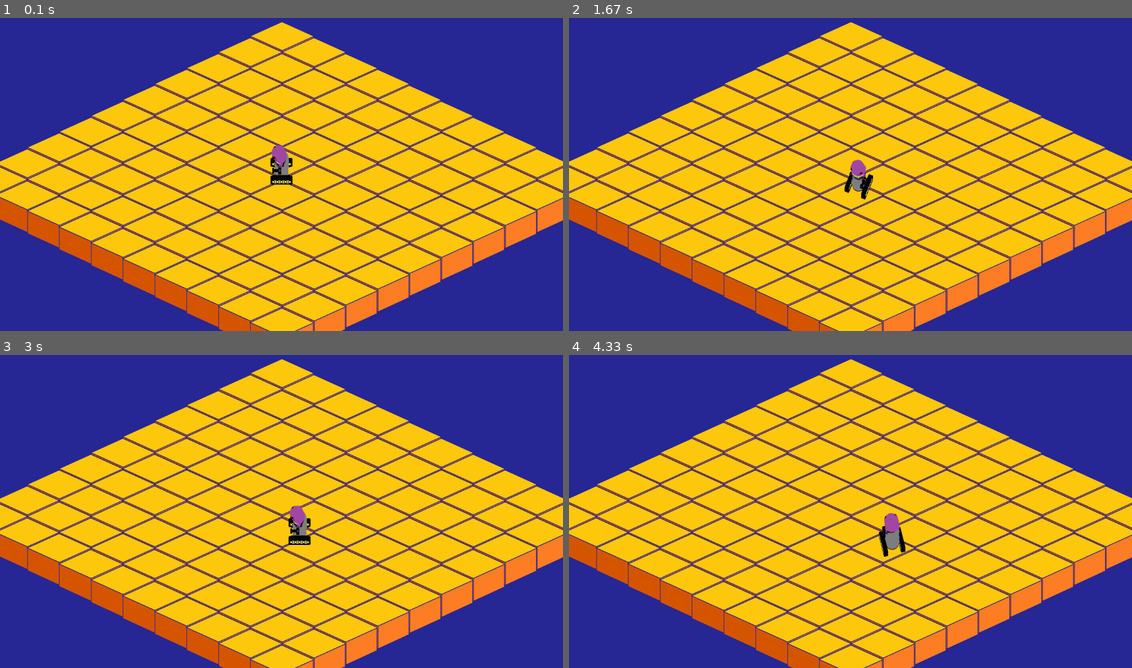
Above: before the commit, frames 1-4 (two rows, left to right).
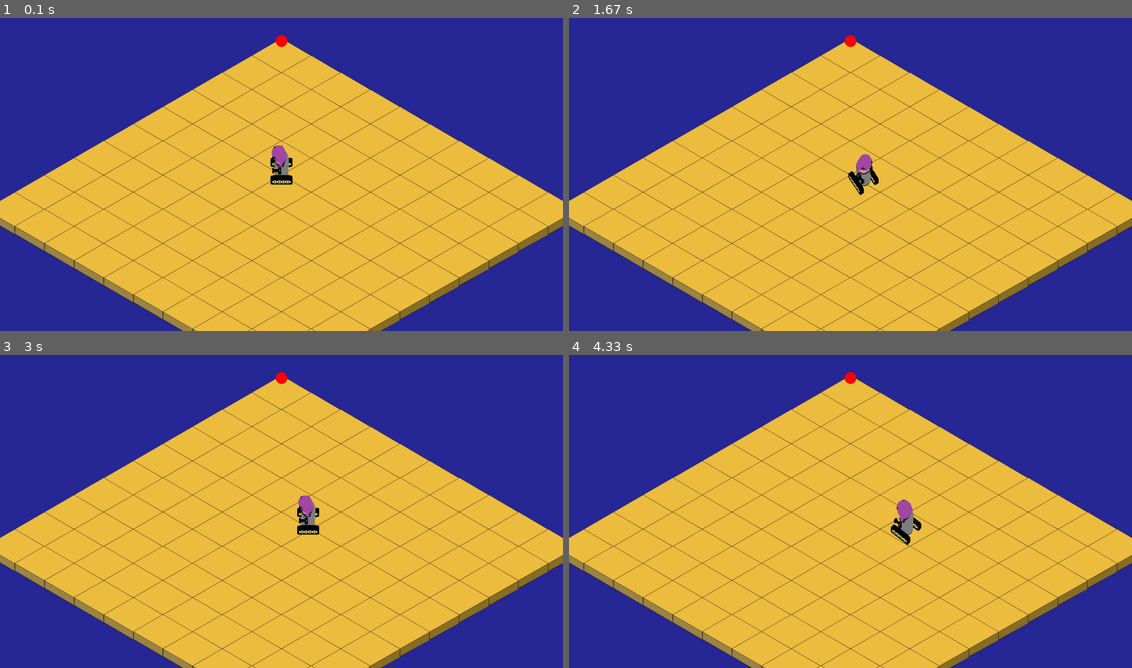
Above: after the commit, the same moments.

Repository: niherus/pygame_proj_yandex
Game: pygame game, started from main.py
The game is run twice, just before and just after one commit, with the same random seed, the same clock (stepped at 60 frames per second) and the same inputs.
Inputs:
- Up to frame 1 (0.1 s): no input
- Up to frame 2 (1.67 s): hold D 0.33-0.8 s; hold W 0.83-1.13 s; tap Ctrl at 0.9, 1.23, 1.53 s; hold D 1.17-1.63 s
- Up to frame 3 (3 s): hold A 1.67-2.2 s; tap Ctrl at 1.73, 2.03, 2.3, 2.63, 2.93 s; hold S 2.23-2.53 s; hold A 2.57-2.97 s
- Up to frame 4 (4.33 s): hold W 3-3.37 s; tap Ctrl at 3.07, 3.47, 3.77, 4.13 s; hold D 3.4-4.03 s; hold S from 4.07 s (still down)

The runs differ from the first frame. In frame 1, 65% of the frame differs, in the area x 0-100%, y 1-100%; in frame 2, 65%; in frame 3, 66%; in frame 4, 66%.

Commit message:
add borders

Diff:
--- a/character_logic.py
+++ b/character_logic.py
@@ -11,53 +11,64 @@
         self.screen = screen
         self.move_frame = 200, 200
         self.speed_mv = 5
-        self.speed_rt = 2
+        self.speed_rt = 1
     def import_images(self, path, scale):
         images = []
         for i in range(42):
             img = pygame.image.load(f'{path}\\{i}.png')
             images.append(pygame.transform.scale_by(img, scale))
         return images
+
     def draw(self):
         for i, img in enumerate(self.frames):
             r_img = pygame.transform.rotate(img, self.angle)
             rect = r_img.get_rect()
             rect.center = (self.pos[0], self.pos[1] - i * self.scale)
             self.screen.blit(r_img, rect)
-        print(self.pos, self.map.st_pos, self.map.borders)
+        #print(self.map.get_cell_pos(self.pos))
     def rotate_space(self):
         if self.rotate == 'left':
             self.angle -= self.speed_rt
 
         if self.rotate == 'right':
             self.angle += self.speed_rt
+    def inside_map(self, x, y):
+
+        x_calc1, y_calc1 = (self.map.borders[1][0] - x + self.map.st_pos[0], self.map.borders[1][1] - y + self.map.st_pos[1])
+        x_calc2, y_calc2 = (self.map.borders[2][0] - x + self.map.st_pos[0], self.map.borders[2][1] - y + self.map.st_pos[1])
+        a1, a2 = math.acos(-1 * y_calc1 / math.hypot(x_calc1, y_calc1)) * 180 / math.pi, math.acos(y_calc2 / math.hypot(x_calc2, y_calc2)) * 180 / math.pi
+        return True
+
+
     def move_space(self):
         dx, dy = self.speed_mv * math.cos(self.angle * math.pi / 180), self.speed_mv * math.sin(self.angle * math.pi / 180)
+        x, y = self.pos
         if self.move == 'forward':
-            x, y = self.pos
-            if self.move_frame[0] < x - dx < self.screen.get_width() - self.move_frame[0] and self.move_frame[1] < y + dy < self.screen.get_height() - self.move_frame[1]:
-                self.pos = x - dx, y + dy
-            elif not self.move_frame[0] < x - dx < self.screen.get_width() - self.move_frame[0] and not self.move_frame[1] < y + dy < self.screen.get_height() - self.move_frame[1]:
-                self.map.move(dx, -dy)
-            elif not self.move_frame[0] < x - dx < self.screen.get_width() - self.move_frame[0]:
-                self.pos = x, y + dy
-                self.map.move(dx, 0)
-            elif not self.move_frame[1] < y + dy < self.screen.get_height() - self.move_frame[1]:
-                self.pos = x - dx, y
-                self.map.move(0, -dy)
+
+            if self.map.inside_map((x - dx, y + dy)):
+                if self.move_frame[0] < x - dx < self.screen.get_width() - self.move_frame[0] and self.move_frame[1] < y + dy < self.screen.get_height() - self.move_frame[1]:
+                    self.pos = x - dx, y + dy
+                elif not self.move_frame[0] < x - dx < self.screen.get_width() - self.move_frame[0] and not self.move_frame[1] < y + dy < self.screen.get_height() - self.move_frame[1]:
+                    self.map.move(dx, -dy)
+                elif not self.move_frame[0] < x - dx < self.screen.get_width() - self.move_frame[0]:
+                    self.pos = x, y + dy
+                    self.map.move(dx, 0)
+                elif not self.move_frame[1] < y + dy < self.screen.get_height() - self.move_frame[1]:
+                    self.pos = x - dx, y
+                    self.map.move(0, -dy)
 
         if self.move == 'backward':
-            x, y = self.pos
-            if self.move_frame[0] < x + dx < self.screen.get_width() - self.move_frame[0] and self.move_frame[1] < y - dy < self.screen.get_height() - self.move_frame[1]:
-                self.pos = x + dx, y - dy
-            elif not self.move_frame[0] < x + dx < self.screen.get_width() - self.move_frame[0] and not self.move_frame[1] < y - dy < self.screen.get_height() - self.move_frame[1]:
-                self.map.move(-dx, dy)
-            elif not self.move_frame[0] < x + dx < self.screen.get_width() - self.move_frame[0]:
-                self.pos = x, y - dy
-                self.map.move(-dx, 0)
-            elif not self.move_frame[1] < y - dy < self.screen.get_height() - self.move_frame[1]:
-                self.pos = x + dx, y
-                self.map.move(0, dy)
+            if self.map.inside_map((x + dx, y - dy)):
+                if self.move_frame[0] < x + dx < self.screen.get_width() - self.move_frame[0] and self.move_frame[1] < y - dy < self.screen.get_height() - self.move_frame[1]:
+                    self.pos = x + dx, y - dy
+                elif not self.move_frame[0] < x + dx < self.screen.get_width() - self.move_frame[0] and not self.move_frame[1] < y - dy < self.screen.get_height() - self.move_frame[1]:
+                    self.map.move(-dx, dy)
+                elif not self.move_frame[0] < x + dx < self.screen.get_width() - self.move_frame[0]:
+                    self.pos = x, y - dy
+                    self.map.move(-dx, 0)
+                elif not self.move_frame[1] < y - dy < self.screen.get_height() - self.move_frame[1]:
+                    self.pos = x + dx, y
+                    self.map.move(0, dy)
             #self.pos = x + dx, y - dy
 
 if __name__ == '__main__':
--- a/map_generating_logic.py
+++ b/map_generating_logic.py
@@ -6,7 +6,7 @@
 
         self.screen = screen
         self.size = width, height
-        self.plat = pygame.transform.scale_by(pygame.image.load('tile_test.png'), 0.5)
+        self.plat = pygame.transform.scale_by(pygame.image.load('ntile.png'), 0.5)
         self.rect = self.plat.get_rect()
         self.w, self.h = self.rect.size
         self.st_pos = -width * self.w / 2 + self.screen.get_width() / 2, -height * self.h / 4 + self.screen.get_height() / 2
@@ -20,26 +20,51 @@
         for i in range(self.size[0]):
             for j in range(self.size[1]):
                 self.rect.center = (mw // 2 + (i * self.w + j * self.w * -1) / 2,
-                                    self.h // 2 + (i * 0.5 * self.h + j * 0.5 * self.h) / 2)
+                                    self.h // 2 + (i * 0.5773502691896257 * self.h + j * 0.5773502691896257 * self.h) / 2)
                 self.main_surf.blit(self.plat, self.rect)
-
         self.borders = (
             (round(mw // 2 + (0 * self.w + 0 * self.w * -1) / 2),
-             round(self.h // 2  + (0 * 0.5 * self.h + 0 * 0.5 * self.h) / 2)),
-            (round(mw // 2 + (0 * self.w + (self.size[1] - 1) * self.w * -1) / 2),
-             round(self.h // 2  + (0 * 0.5 * self.h + (self.size[1] - 1) * 0.5 * self.h) / 2)),
-            (round(mw // 2 + ((self.size[0] - 1) * self.w + 0 * self.w * -1) / 2),
-             round(self.h // 2  + ((self.size[0] - 1) * 0.5 * self.h + 0 * 0.5 * self.h) / 2)),
+             round(self.h // 2  + (0 * 0.5773502691896257 * self.h + 0 * 0.5773502691896257 * self.h) / 2) - 50),
+            (round(mw // 2 + (0 * self.w + (self.size[1]) * self.w * -1) / 2),
+             round(self.h // 2  + (0 * 0.5773502691896257 * self.h + (self.size[1] ) * 0.5773502691896257 * self.h) / 2) - 50),
+            (round(mw // 2 + ((self.size[0]) * self.w + 0 * self.w * -1) / 2),
+             round(self.h // 2  + ((self.size[0]) * 0.5773502691896257 * self.h + 0 * 0.5773502691896257 * self.h) / 2 ) - 50),
             (round(mw // 2 + ((self.size[0] - 1) * self.w + (self.size[1] - 1) * self.w * -1) / 2),
-             round(self.h // 2  + ((self.size[0] - 1) * 0.5 * self.h + (self.size[1] - 1) * 0.5 * self.h) / 2))
+             round(self.h // 2  + ((self.size[0]) * 0.5773502691896257 * self.h + (self.size[1]) * 0.5773502691896257 * self.h) / 2) - 50)
         )
+        print(*self.borders, sep='\n')
+        pygame.draw.circle(self.main_surf, (255, 0, 0), self.borders[0], 20)
+        pygame.draw.circle(self.main_surf, (0, 255, 0), self.borders[1], 20)
+        pygame.draw.circle(self.main_surf, (0, 0, 255), self.borders[2], 20)
+        pygame.draw.circle(self.main_surf, (255, 255, 0), self.borders[3], 20)
     def move(self, dx, dy):
         self.st_pos = self.st_pos[0] + dx, self.st_pos[1] + dy
 
     def draw(self):
         self.screen.blit(self.main_surf, self.st_pos)
 
+    def distance(self, p1, p2, p0):
+        dx, dy = p2[0] - p1[0], p2[1] - p1[1]
+        return abs(dy * p0[0] - dx * p0[1] + p2[0] * p1[1] - p2[1] * p1[0]) / math.hypot(dx, dy)
 
+    def get_cell_pos(self, pos):
+        x, y = pos[0] - self.st_pos[0], pos[1] - self.st_pos[1]
+        dx = (self.distance(self.borders[0], self.borders[1], (x, y)) / 0.577) / 173.2
+        dy = (self.distance(self.borders[0], self.borders[2], (x, y)) / 0.577) / 173.2
+        return int(dx), int(dy)
+
+    def inside_map(self, pos):
+        x, y = pos[0] - self.st_pos[0], pos[1] - self.st_pos[1]
+        x1, x2, x3 = self.borders[1][0],  self.borders[0][0], self.borders[2][0]
+        y1, y2, y3 = self.borders[1][1], self.borders[0][1], self.borders[2][1]
+        shift = 50
+
+        if x1 < x < x2 and abs(y - y1) < x / (3 ** 0.5) - shift:
+            return True
+        elif x2 <= x < x3 and abs(y - y1) < (x3 - x) / (3 ** 0.5) - shift:
+            return True
+
+        return False
 
 
 if __name__ == '__main__':
Binary file added: ntile.png
Not shown, added: .ntile.png-autosave.kra
